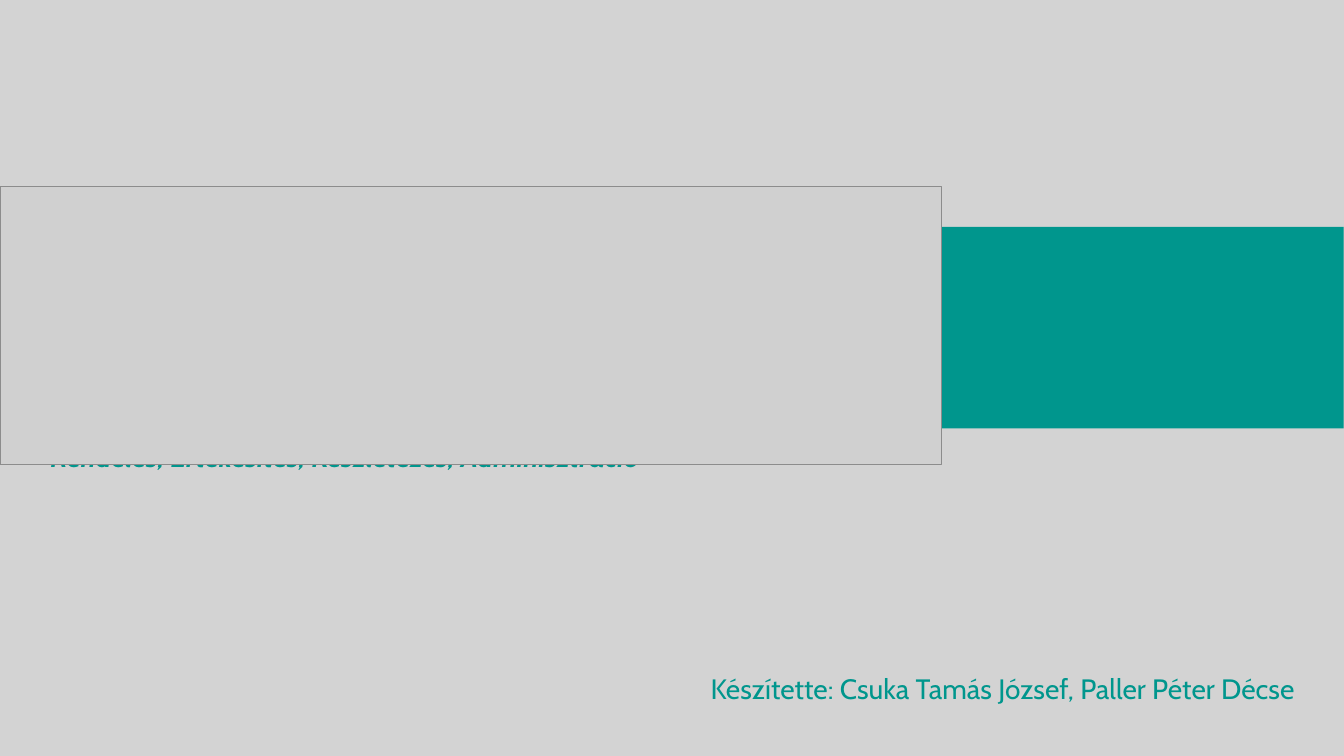
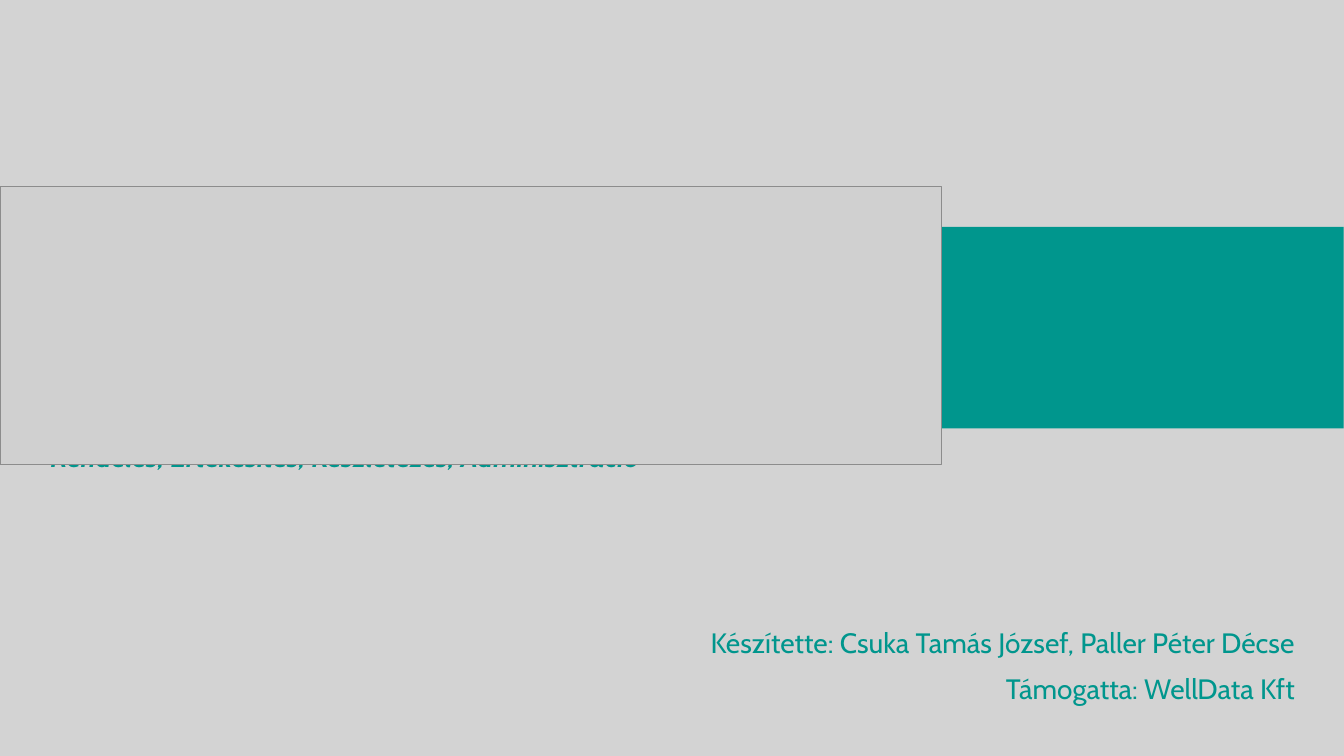
Before and after one commit to Decse1/13_S1_7_vizsgaremek, a slide deck: slide 1 of szerkesztendo_dokumentumok/prezentacio_REKA.pptx. Drawn at 1344x756 pixels with LibreOffice and Linux fonts; fonts in the diff are those of the drawing; grey boxes stand for pictures. Boxes give left, top, right and bottom in pixels: in the first picture for what was removed or moved away, otherwise in the second. Text is boxed around its words. In the diff, an @@ line names an element or a change of style, - is before the commit and + after.

```diff
--- a/szerkesztendo_dokumentumok/prezentacio_REKA.pptx
+++ b/szerkesztendo_dokumentumok/prezentacio_REKA.pptx
@@ subtitle at (1006, 678, 1295, 705): paragraph added @@
+Támogatta: WellData Kft
```
Also in this commit, not shown: 7 other slides changed, 2 slides added, 1 slide removed.
